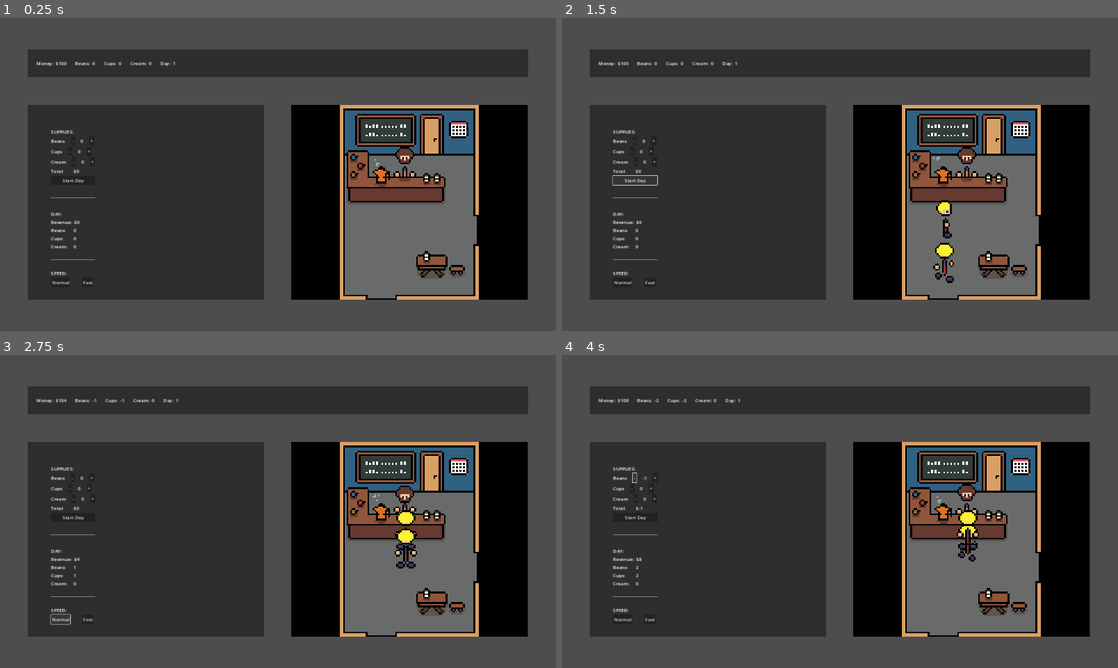
Above: before the commit, frames 1-4 (two rows, left to right).
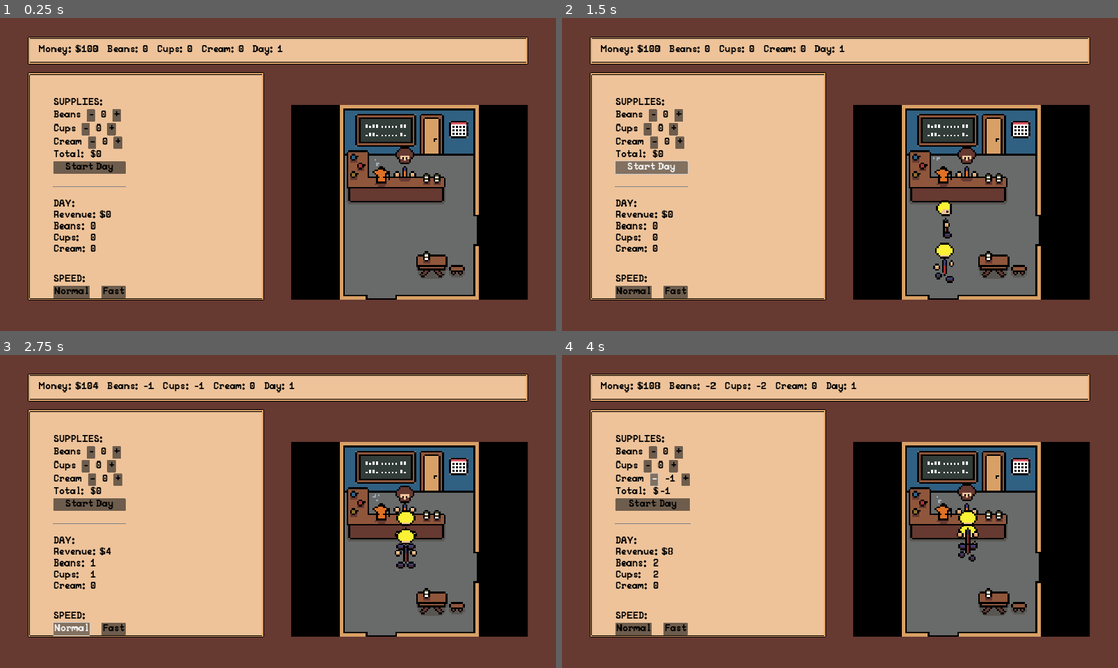
Above: after the commit, the same moments.

Repository: lbelchr/arpeggio
Game: Godot game, scene res://scenes/game/game.tscn
Two runs of this game, one before a commit and one after it. Both use one fixed random seed, a clock stepped at 60 frames per second and the inputs below.
Inputs:
- Up to frame 1 (0.25 s): no input
- Up to frame 2 (1.5 s): click "Start Day" at 0.5 s; click "Start Day" at 1.25 s
- Up to frame 3 (2.75 s): click "Normal" at 2 s
- Up to frame 4 (4 s): click "Normal" at 2.75 s; click "-" at 3.5 s

The runs differ from the first frame. In frame 1, 73% of the frame differs, in the area x 0-100%, y 0-100%; in frame 2, 73%; in frame 3, 73%; in frame 4, 73%.

Commit message:
started theme

Diff:
--- a/scenes/game/game.tscn
+++ b/scenes/game/game.tscn
@@ -1,6 +1,7 @@
-[gd_scene load_steps=7 format=3 uid="uid://bui6bib03bnhi"]
+[gd_scene load_steps=8 format=3 uid="uid://bui6bib03bnhi"]
 
 [ext_resource type="Script" path="res://scenes/game/game.gd" id="1_73b66"]
+[ext_resource type="Theme" uid="uid://bpq6wlo6wjl12" path="res://scenes/ui/base_theme.tres" id="2_4ls05"]
 [ext_resource type="PackedScene" uid="uid://cl3ude3d7x85d" path="res://scenes/ui/label.tscn" id="2_ornm2"]
 [ext_resource type="Script" path="res://scenes/ui/menu/menus.gd" id="3_mruq8"]
 [ext_resource type="PackedScene" uid="uid://pfaq2ip4n74v" path="res://scenes/ui/label_counter.tscn" id="4_5w1by"]
@@ -13,10 +14,12 @@
 [node name="CanvasLayer" type="CanvasLayer" parent="."]
 
 [node name="TopBar" type="PanelContainer" parent="CanvasLayer"]
+texture_filter = 1
 offset_left = 96.0
-offset_top = 108.0
+offset_top = 64.0
 offset_right = 1824.0
-offset_bottom = 204.0
+offset_bottom = 160.0
+theme = ExtResource("2_4ls05")
 
 [node name="MarginContainer" type="MarginContainer" parent="CanvasLayer/TopBar"]
 layout_mode = 2
@@ -56,10 +59,12 @@
 script = ExtResource("3_mruq8")
 
 [node name="MenuContainer" type="PanelContainer" parent="CanvasLayer/Menu"]
+texture_filter = 1
 offset_left = 96.0
-offset_top = 300.0
+offset_top = 188.0
 offset_right = 912.0
-offset_bottom = 972.0
+offset_bottom = 960.0
+theme = ExtResource("2_4ls05")
 
 [node name="MarginContainer" type="MarginContainer" parent="CanvasLayer/Menu/MenuContainer"]
 layout_mode = 2
@@ -163,5 +168,10 @@
 position = Vector2(405, 336)
 metadata/_edit_lock_ = true
 
+[node name="ColorRect" type="ColorRect" parent="."]
+offset_right = 1933.0
+offset_bottom = 1084.0
+color = Color(0.4, 0.223529, 0.192157, 1)
+
 [connection signal="start_day" from="CanvasLayer/Menu" to="CanvasLayer/World/Cafe" method="_on_menu_start_day"]
 [connection signal="button_down" from="CanvasLayer/Menu/MenuContainer/MarginContainer/GridContainer/Play" to="CanvasLayer/Menu" method="_on_play_button_down"]
--- /dev/null
+++ b/scenes/ui/base_theme.tres
@@ -0,0 +1,18 @@
+[gd_resource type="Theme" load_steps=4 format=3 uid="uid://bpq6wlo6wjl12"]
+
+[ext_resource type="Texture2D" uid="uid://cgjmbp12cp58g" path="res://assets/theme/panel-texture.png" id="1_efron"]
+[ext_resource type="FontFile" uid="uid://bdoyikcvmpmj1" path="res://assets/theme/PeaberryBase.woff2" id="1_eo5es"]
+
+[sub_resource type="StyleBoxTexture" id="StyleBoxTexture_xtxpv"]
+texture = ExtResource("1_efron")
+texture_margin_left = 8.0
+texture_margin_top = 8.0
+texture_margin_right = 8.0
+texture_margin_bottom = 8.0
+
+[resource]
+default_font = ExtResource("1_eo5es")
+default_font_size = 32
+Button/colors/font_color = Color(0, 0, 0, 1)
+Label/colors/font_color = Color(0, 0, 0, 1)
+PanelContainer/styles/panel = SubResource("StyleBoxTexture_xtxpv")
Binary file added: assets/theme/PeaberryBase.woff2
Not shown, added: assets/theme/PeaberryBase.woff2.import
Binary file added: assets/theme/panel-texture.png
Not shown, added: assets/theme/panel-texture.png.import
